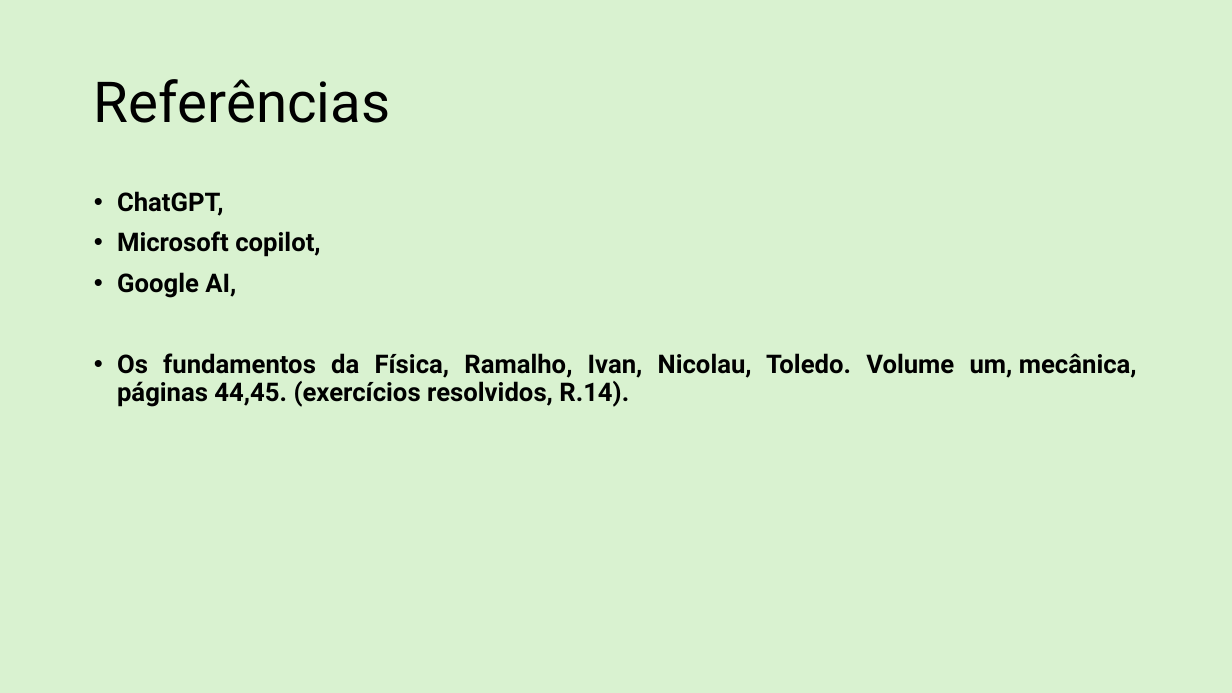
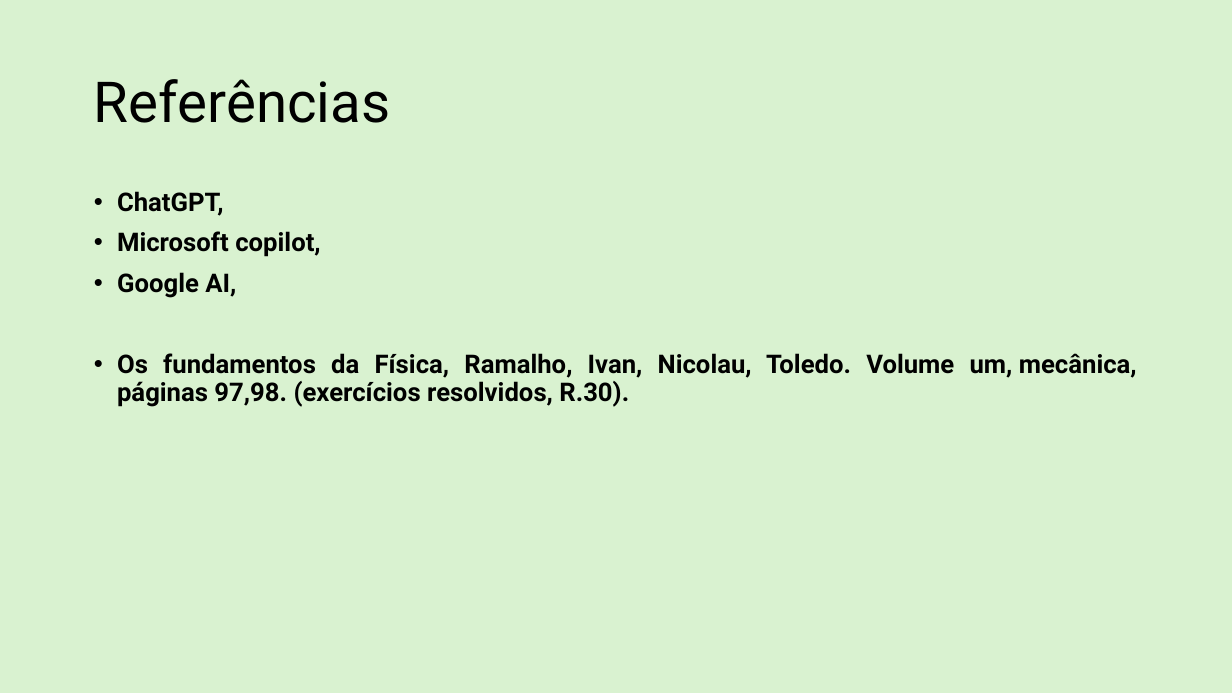
Before and after one commit to Rafael-Silva-Natal/IFRN_apresentacoes, a slide deck: slide 13 of Downloads/Matematica Fundamental.pptx (slide 24 before the commit). Drawn at 1232x693 pixels with LibreOffice and Linux fonts; fonts in the diff are those of the drawing. Boxes give left, top, right and bottom in pixels: in the first picture for what was removed or moved away, otherwise in the second. Text is boxed around its words. In the diff, an @@ line names an element or a change of style, - is before the commit and + after.

```diff
--- a/Downloads/Matematica Fundamental.pptx
+++ b/Downloads/Matematica Fundamental.pptx
@@ text at box(117, 353, 1137, 407): text changed @@
-• Os fundamentos da Física, Ramalho, Ivan, Nicolau, Toledo. Volume um, mecânica, páginas 44,45. (exercícios resolvidos, R.14).
+• Os fundamentos da Física, Ramalho, Ivan, Nicolau, Toledo. Volume um, mecânica, páginas 97,98. (exercícios resolvidos, R.30).
```
Also in this commit, not shown: 4 other slides changed, 3 slides added, 14 slides removed, 2 other files.
